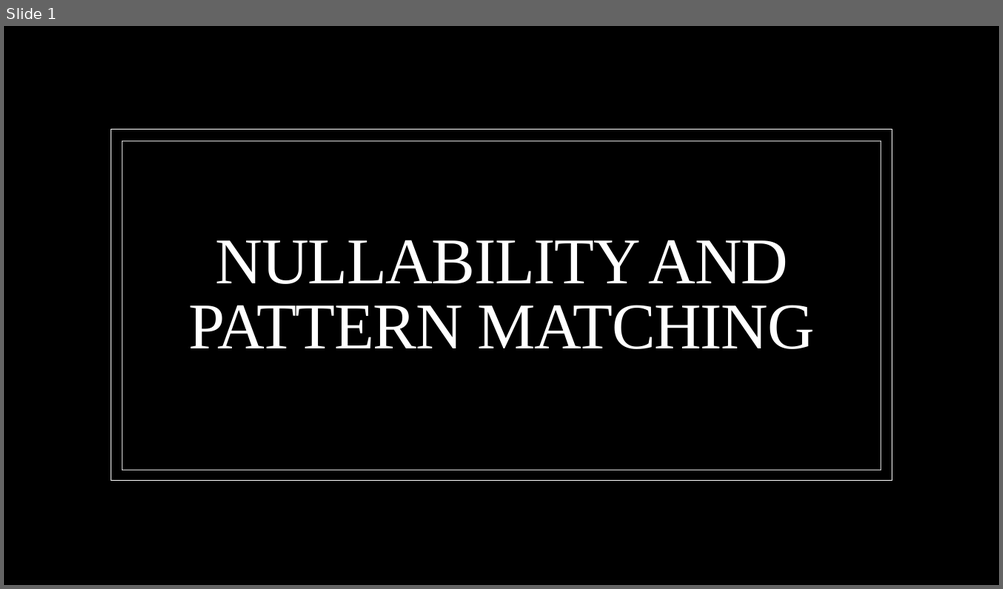
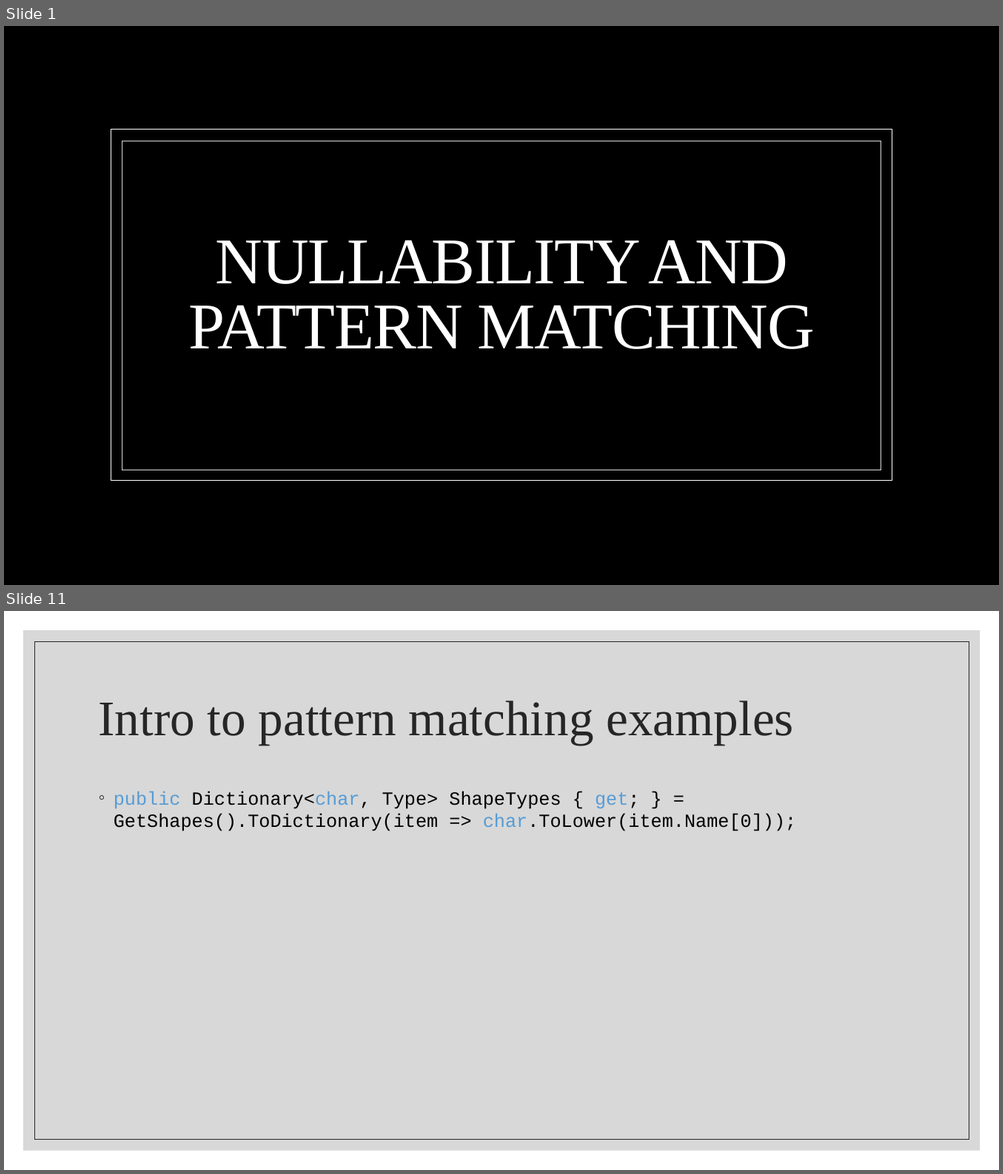
Before and after one commit to BenjaminMichaelis/Lectures, a slide deck: Nullability and Pattern Matching.pptx. Shown one above the other, each under a label of ours: slide 1 before the commit, slides 1 and 11 after it; the slides between them are not shown. The pictures are 1003x589 and 1003x1174 pixels, drawn with LibreOffice and Linux fonts; fonts in the diff are those of the drawing; background and template pictures are left out. Boxes give left, top, right and bottom in pixels: in the first picture for what was removed or moved away, otherwise in the second. Text is boxed around its words. In the diff, an @@ line names an element or a change of style, - is before the commit and + after.

```diff
--- a/Nullability and Pattern Matching.pptx
+++ b/Nullability and Pattern Matching.pptx
@@ slide 11 added at box(4, 611, 999, 1170), background #FFFFFF @@
@@ rectangle added at box(23, 630, 980, 1151), fill #BFBFBF at 60% opacity @@
@@ rectangle added at box(34, 641, 969, 1140), outline #262626 0.5 pt @@
@@ title added at box(99, 701, 794, 744), 48 pt, text #262626 @@
+Intro to pattern matching examples
@@ text added at box(114, 791, 796, 832), 18 pt, text #000000 @@
+◦ public Dictionary<char, Type> ShapeTypes { get; } = GetShapes().ToDictionary(item => char.ToLower(item.Name[0]));
```
Also in this commit, not shown: 10 other slides added, 1 slide removed, 2 other files.
